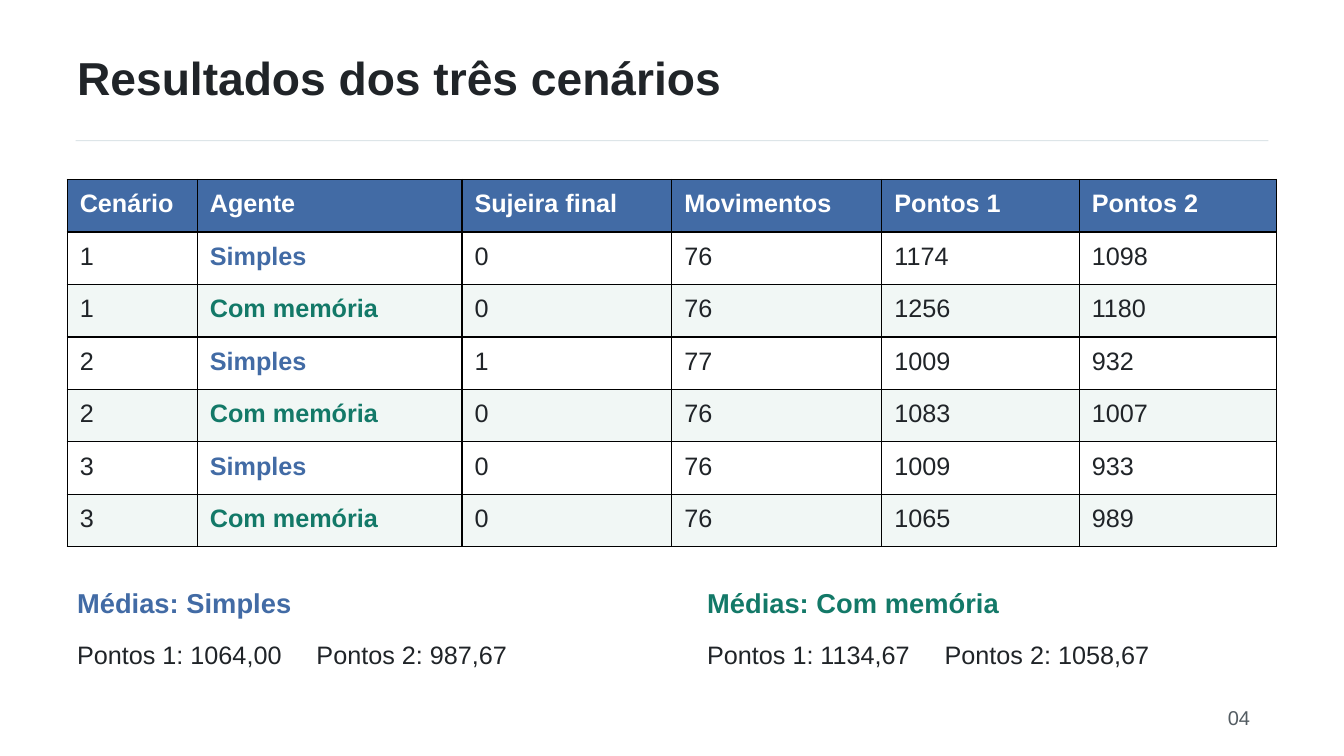
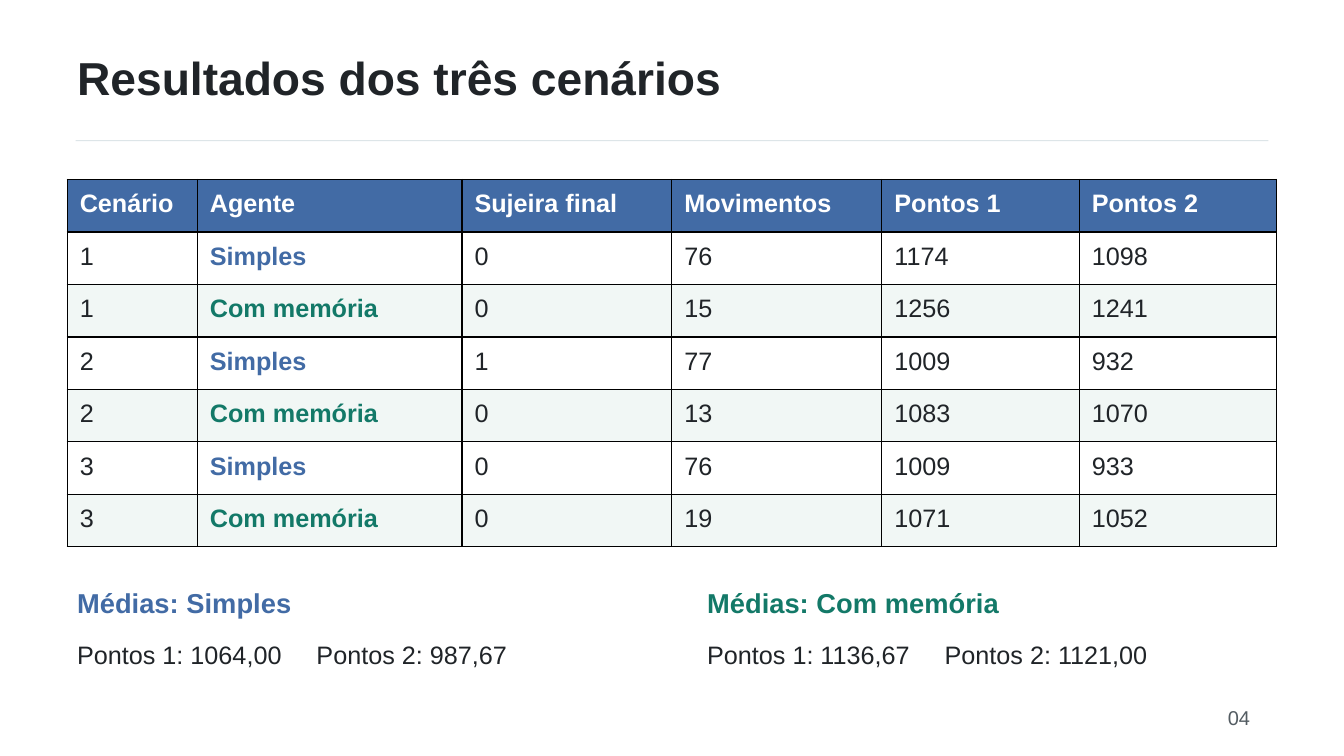
Before and after one commit to Lucas4lmeida/agentes-inteligentes-aspirador, a slide deck: slide 4 of apresentacao_agentes.pptx. Drawn at 1344x756 pixels with LibreOffice and Linux fonts; fonts in the diff are those of the drawing. Boxes give left, top, right and bottom in pixels: in the first picture for what was removed or moved away, otherwise in the second. Text is boxed around its words. In the diff, an @@ line names an element or a change of style, - is before the commit and + after.

```diff
--- a/apresentacao_agentes.pptx
+++ b/apresentacao_agentes.pptx
@@ table at bbox=[68, 179, 1276, 549] @@
-row 3, column 4: 76
+row 3, column 4: 15
-row 3, column 6: 1180
+row 3, column 6: 1241
-row 5, column 4: 76
+row 5, column 4: 13
-row 5, column 6: 1007
+row 5, column 6: 1070
-row 7: 3 | Com memória | 0 | 76 | 1065 | 989
+row 7: 3 | Com memória | 0 | 19 | 1071 | 1052
@@ text at bbox=[707, 646, 1147, 668]: text changed @@
-Pontos 1: 1134,67 Pontos 2: 1058,67
+Pontos 1: 1136,67 Pontos 2: 1121,00
```
Also in this commit, not shown: 4 other slides changed, 4 other files.
